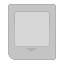
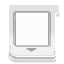
Before/after of a 64x64 layered artwork. What changed in the layer stack:
added layer "Cart (CTR)" above "Pasted Layer" over [8, 4, 60, 60]
showed "Pasted Layer" over [8, 57, 56, 63]
showed "Pasted Layer #1" over [8, 55, 56, 62]
hid "No Cart" over [8, 4, 56, 60]
